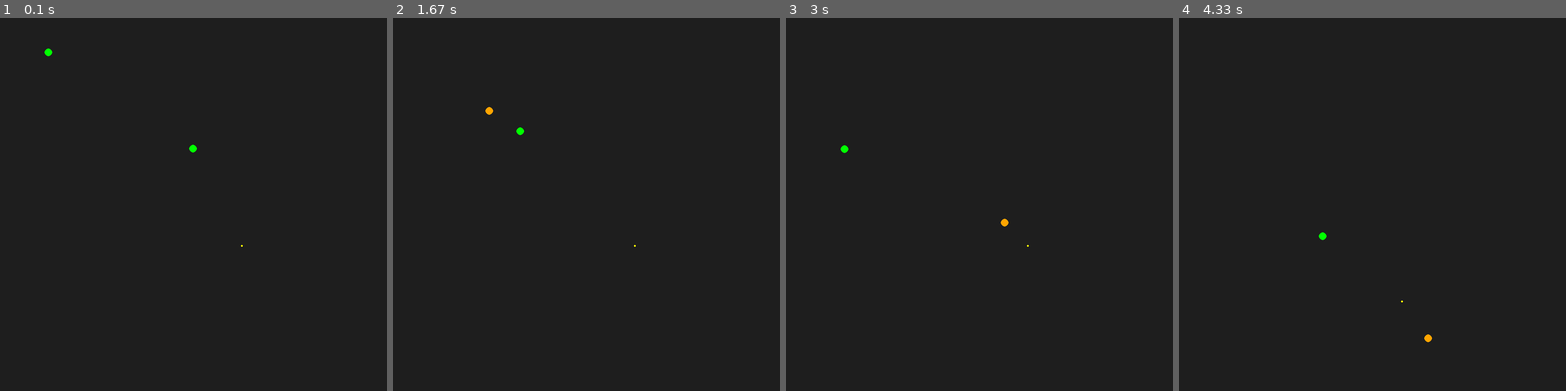
Above: before the commit, frames 1-4 (left to right).
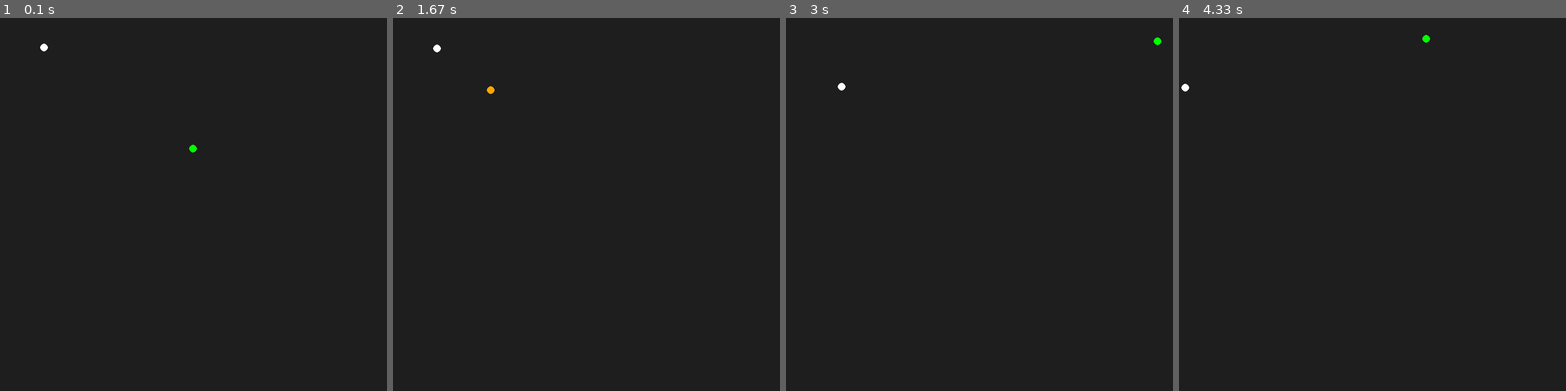
Above: after the commit, the same moments.

Repository: Smeltier/arcade-ai
Game: pygame game, started from movimento_autonomo/main.py
The game is run twice, just before and just after one commit, with the same random seed, the same clock (stepped at 60 frames per second) and the same inputs.
Inputs:
- Up to frame 1 (0.1 s): no input
- Up to frame 2 (1.67 s): no input
- Up to frame 3 (3 s): no input
- Up to frame 4 (4.33 s): no input

The runs differ from the first frame. In frame 1, less than 0.1% of the frame differs, in the area x 10-63%, y 6-62%; in frame 2, 0.1%, in the area x 10-63%, y 7-62%; in frame 3, 0.1%; in frame 4, 0.1%.

Commit message:
add: adiciona o estado KinematicWander

Diff:
--- a/movimento_autonomo/main.py
+++ b/movimento_autonomo/main.py
@@ -3,7 +3,7 @@
 import time
 
 from moving_entity import MovingEntity
-from states import Seek, Flee
+from states import Seek, Flee, KinematicWander
 
 pygame.init()
 
@@ -14,8 +14,8 @@
 SCREEN = pygame.display.set_mode((WIDTH, HEIGTH))
 CLOCK = pygame.time.Clock()
 
-target = MovingEntity(500, 500, max_speed=100, max_force=100, mass=1, max_acceleration=200)
-timmer = time.time() + 3
+# target = MovingEntity(500, 500, max_speed=100, max_force=100, mass=1, max_acceleration=200)
+# timmer = time.time() + 3
 
 player_one = MovingEntity(100, 100, max_speed=200, max_force=300, max_acceleration=200, mass=1)
 player_one.change_world_resolution(WIDTH, HEIGTH)
@@ -23,11 +23,11 @@
 player_two = MovingEntity(400, 300, max_speed=200, max_force=300, max_acceleration=200, mass=1)
 player_two.change_world_resolution(WIDTH, HEIGTH)
 
-player_one.target = target
+# player_one.target = target
 player_two.target = player_one
 
-target.state_machine.change_state(Flee(target, player_one))
-player_one.state_machine.change_state(Seek(player_one, target))
+# target.state_machine.change_state(Flee(target, player_one))
+player_one.state_machine.change_state(KinematicWander(player_one))
 player_two.state_machine.change_state(Seek(player_two, player_one))
 
 running = True
@@ -38,9 +38,9 @@
         if event.type == pygame.QUIT:
             running = False
 
-    if time.time() >= timmer:
-        target.position = pygame.Vector2(random.randint(1, WIDTH - 1), random.randint(1, HEIGTH - 1))
-        timmer = time.time() + 3
+    # if time.time() >= timmer:
+    #     target.position = pygame.Vector2(random.randint(1, WIDTH - 1), random.randint(1, HEIGTH - 1))
+    #     timmer = time.time() + 3
 
     player_one.delta_time = delta_time
     player_two.delta_time = delta_time
@@ -52,7 +52,7 @@
 
     pygame.draw.circle(SCREEN, player_one.color, player_one.position, 8)
     pygame.draw.circle(SCREEN, player_two.color, player_two.position, 8)
-    pygame.draw.circle(SCREEN, target.color, target.position, 2)
+    # pygame.draw.circle(SCREEN, target.color, target.position, 2)
 
     pygame.display.flip()
 
--- a/movimento_autonomo/moving_entity.py
+++ b/movimento_autonomo/moving_entity.py
@@ -1,6 +1,14 @@
 import pygame
 from state_machine import StateMachine
-from states import SteeringOutput
+from states import SteeringOutput, KinematicSteeringOutput
+
+# class SteerigParams:
+#     def __init__(self, time_to_target=0.5, slow_radius=20, detection_radius=50, max_prediction=1.0, max_rotation=50):
+#         self.time_to_target = time_to_target
+#         self.slow_radius = slow_radius
+#         self.detection_radius = detection_radius
+#         self.max_prediction = max_prediction
+#         self.max_rotation = max_rotation
 
 class MovingEntity:
     _next_ID = 0
@@ -12,24 +20,22 @@
         self.position = pygame.math.Vector2(x, y)
         self.velocity = pygame.math.Vector2(0, 0)
         self.acceleration = pygame.math.Vector2(0, 0)
+        self.orientation = 0.0
         self.mass = mass
         self.max_speed = max_speed
         self.max_force = max_force
         self.max_acceleration = max_acceleration
         self.delta_time = 0.1
-
         self.target: MovingEntity = None
         self.time_to_target = 0.5
         self.distance = 0
-
         self.slow_radius = 20
         self.detection_radius = 50
         self.max_prediction = 1.0
-
+        self.max_rotation = 50
         self.world_width = 0
         self.world_heigth = 0
         self.color = pygame.Color("white")
-
         self.start_state = start_state
         self.state_machine = StateMachine(self, self.start_state)
 
@@ -74,6 +80,15 @@
         self.position += self.velocity * delta_time
         self.acceleration *= 0
 
+    def apply_kinematic_steering(self, steering: KinematicSteeringOutput, delta_time):
+        self.orientation += steering.rotation * delta_time
+
+        self.velocity = steering.velocity
+        if self.velocity.length() > self.max_speed:
+            self.velocity.scale_to_length(self.max_speed)
+
+        self.position += self.velocity * delta_time
+
     def change_color(self, color):
         self.color = pygame.Color(color)
 
--- a/movimento_autonomo/states.py
+++ b/movimento_autonomo/states.py
@@ -1,4 +1,6 @@
 import pygame
+import math
+import random
 
 from abc import ABC, abstractmethod
 
@@ -7,6 +9,10 @@
         self.linear = pygame.math.Vector2(0, 0)
         self.angular = 0.0
 
+class KinematicSteeringOutput:
+    def __init__(self):
+        self.velocity = pygame.math.Vector2(0, 0)
+        self.rotation = 0.0
 
 class State(ABC):
     @abstractmethod
@@ -209,3 +215,33 @@
         self.character.change_color("purple")
 
     def exit(self): pass
+
+class KinematicWander(State):
+    def __init__(self, character: object):
+        super().__init__()
+
+        self.character = character
+
+    def execute(self):
+        steering = self.get_steering()
+        self.character.apply_kinematic_steering(steering, self.character.delta_time)
+
+    def get_steering(self):
+        steering = KinematicSteeringOutput()
+
+        steering.velocity = pygame.math.Vector2(math.sin(self.character.orientation),
+                                                -math.cos(self.character.orientation))
+
+        steering.velocity *= self.character.max_speed
+
+        random_rotation = random.uniform(-1.0, 1.0)
+
+        steering.rotation = random_rotation * self.character.max_rotation
+
+        return steering
+
+    def enter(self):
+        print(f"[DEBUG] {self.character.ID} -> Wander")
+        self.character.change_color("white")
+
+    def exit(self): pass
